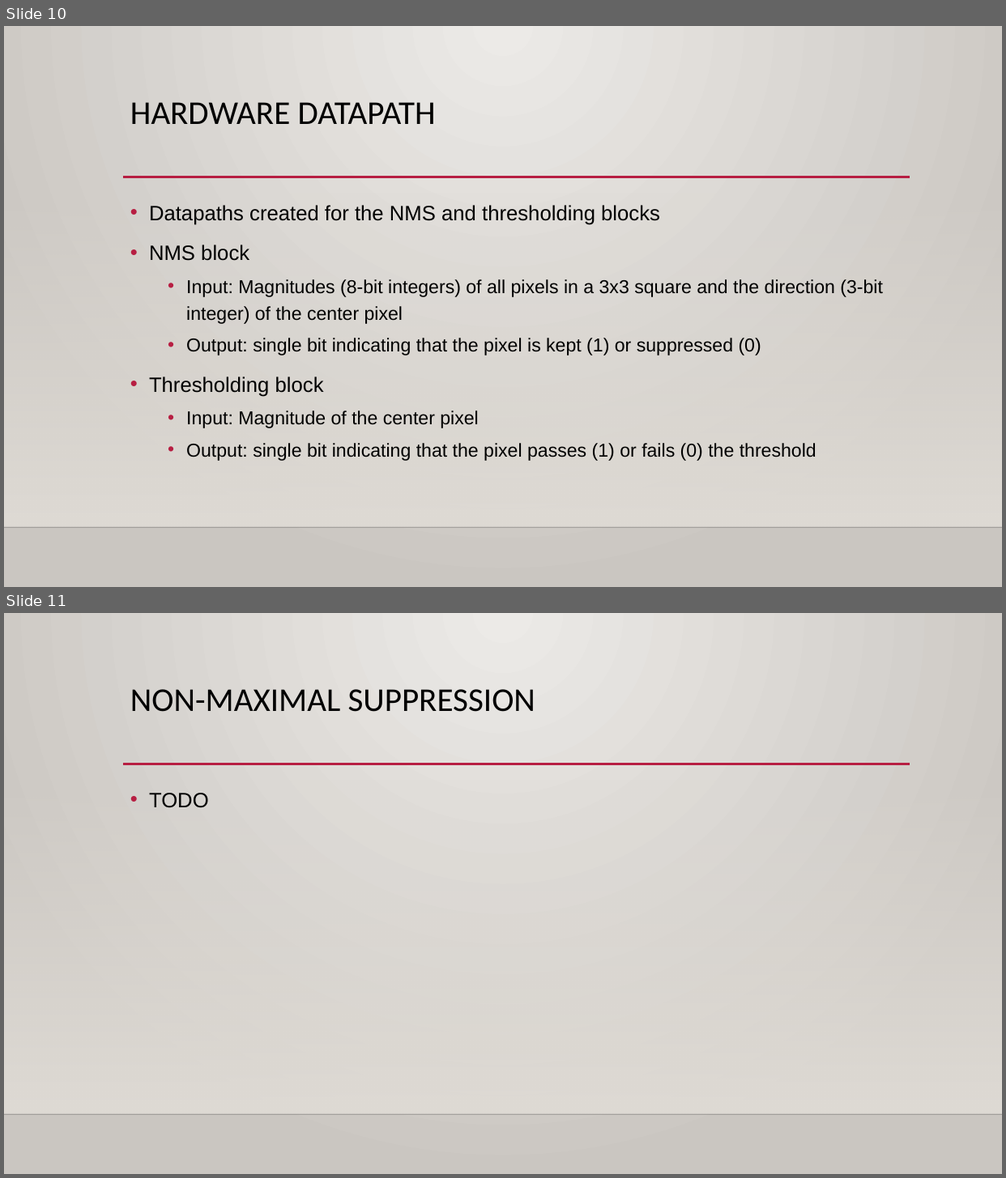
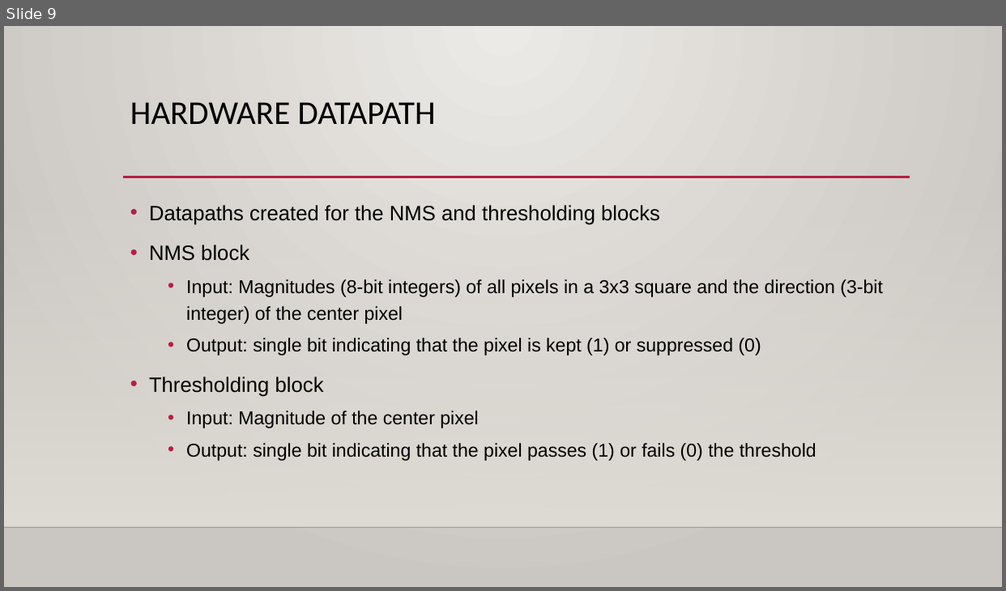
Before and after one commit to Maximus32/Reconfig-Canny, a slide deck: Deliverables/Canny edge detection – fpga speedup.pptx. Shown one above the other, each under a label of ours: slides 10 and 11 before the commit, slide 9 after it. The pictures are 1006x1178 and 1006x591 pixels, drawn with LibreOffice and Linux fonts; fonts in the diff are those of the drawing; background and template pictures are left out. Boxes give left, top, right and bottom in pixels: in the first picture for what was removed or moved away, otherwise in the second. Text is boxed around its words. In the diff, an @@ line names an element or a change of style, - is before the commit and + after.

```diff
--- a/Deliverables/Canny edge detection – fpga speedup.pptx
+++ b/Deliverables/Canny edge detection – fpga speedup.pptx
@@ slide 11 removed at (x1=4, y1=613, x2=1002, y2=1174), background gradient #ECEAE7 to #CAC7C1; not listed: 3 template elements that a slide beside it also shows @@
@@ title removed at (x1=130, y1=689, x2=535, y2=712) @@
-NON-MAXIMAL SUPPRESSION
@@ text removed at (x1=149, y1=793, x2=209, y2=808) @@
-• TODO
@@ what was slide 10 is now slide 9 @@
```
Also in this commit, not shown: 4 slides changed, 1 slide added, 2 other slides removed.
